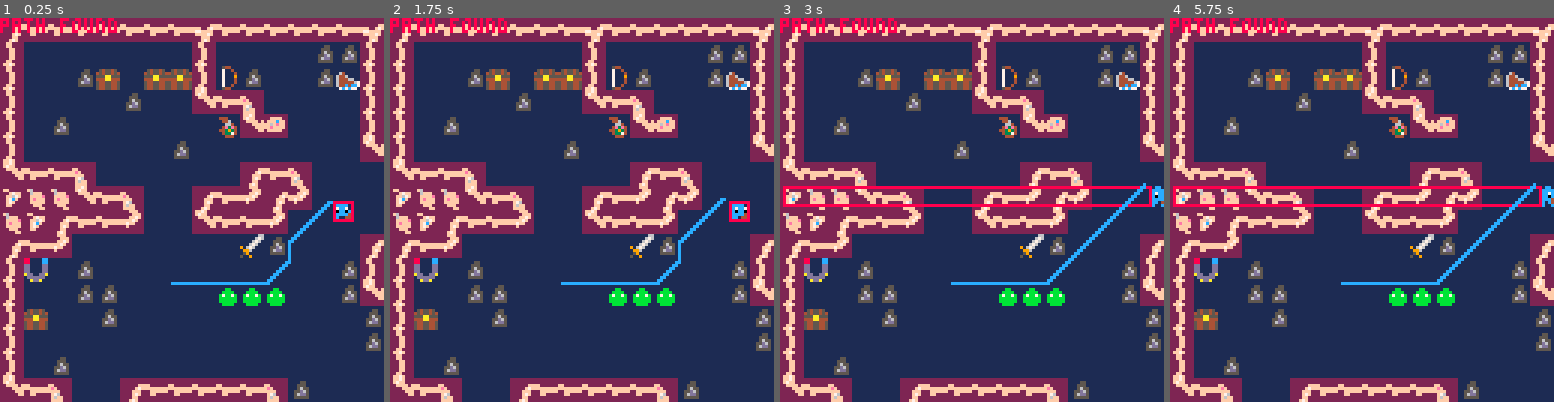
Above: before the commit, frames 1-4 (left to right).
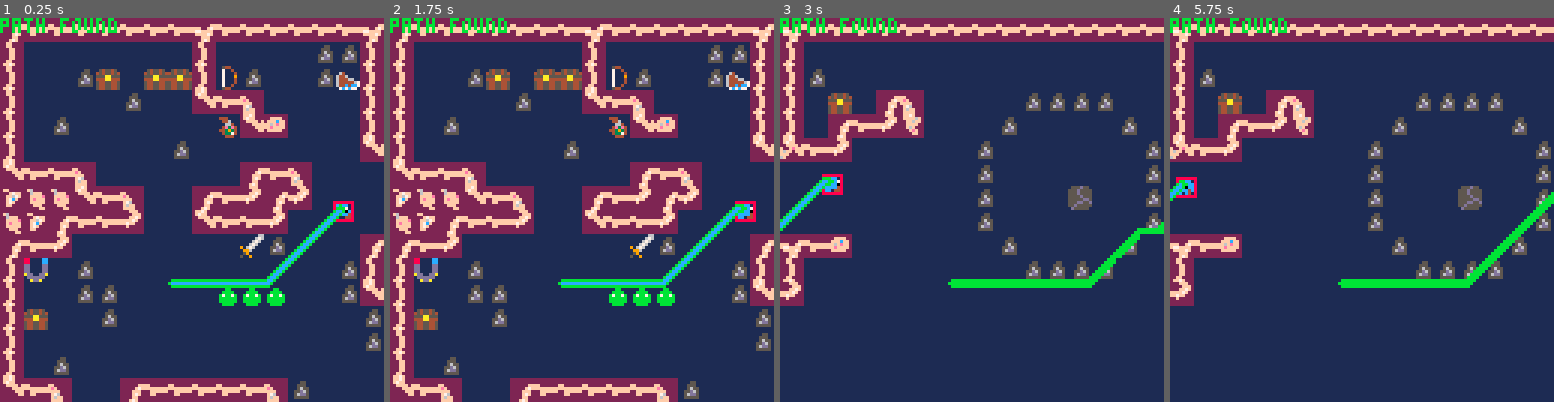
Above: after the commit, the same moments.

Repository: s-france/pico8GameS
Game: PICO-8 cartridge squid.p8
The game is run twice, just before and just after one commit, with the same random seed, the same clock (stepped at 60 frames per second) and the same inputs.
Inputs:
- Up to frame 1 (0.25 s): no input
- Up to frame 2 (1.75 s): tap X (X key) at 0.33, 1.07 s; tap O (Z key) at 0.7, 1.7 s; hold Right from 1.6 s (still down)
- Up to frame 3 (3 s): tap X (X key) at 1.85, 2.97 s; release Right at 2.1 s; tap O (Z key) at 2.1, 2.5, 2.9 s; hold Up 2.15-2.42 s; hold Right from 2.47 s (still down)
- Up to frame 4 (5.75 s): release Right at 3.03 s; hold Left 3.08-3.58 s; tap O (Z key) every 0.4 s from 3.3 to 5.7 s; hold Down 3.63-3.97 s; hold Right 4.02-4.68 s; tap X (X key) at 4.08, 5.2 s; hold Up 4.73-5.03 s; hold Left 5.08-5.68 s; hold Down from 5.73 s (still down)

The runs differ from the first frame. In frame 1, 1.6% of the frame differs, in the area x 0-90%, y 0-71%; in frame 2, 2.1%; in frame 3, 36%; in frame 4, 36%, in the area x 0-100%, y 0-100%.

Commit message:
path optimization

Diff:
--- a/squid.p8
+++ b/squid.p8
@@ -146,8 +146,8 @@
 	print(hitboxes[2].bot)
 	--]]
 
-	draw_path(astar(player.x,player.y, 56,88))
-
+	draw_path(astar(player.x+3,player.y+3, 56,88))
+	//draw_path(astar(player.x+3,player.y+3, 32,32))
 
  //print(mag)
 end
@@ -1392,13 +1392,13 @@
   	local nxtvec = idxtovec(nxt)
 
   	//display exploration (debug)
-  	//pset(nxtvec.x%128, nxtvec.y%128, 11)
+  	pset(nxtvec.x%128, nxtvec.y%128, 11)
 
   	local newcost = cost_so_far[vectoidx(current)] + 1
 
   	if (cost_so_far[nxt] == nil) or (newcost < cost_so_far[nxt]) then
   		cost_so_far[nxt] = newcost
-    local priority = newcost + heuristic(goal, nxtvec)
+    local priority = heuristic(goal, nxtvec) + newcost
     insert(frontier, nxtvec, priority)
     came_from[nxt] = current
   	end
@@ -1495,7 +1495,15 @@
 
 -- manhattan distance on a square grid
 function heuristic(a, b)
- return abs(a.x - b.x) + abs(a.y - b.y)
+	--[[
+	local xsqr = abs(a.x - b.x)^2
+	local ysqr = abs(a.y-b.y)^2
+
+ return sqrt(xsqr+ysqr)
+ --]]
+
+ return 100*(abs(a.x - b.x) + abs(a.y-b.y))
+
 end
 
 
